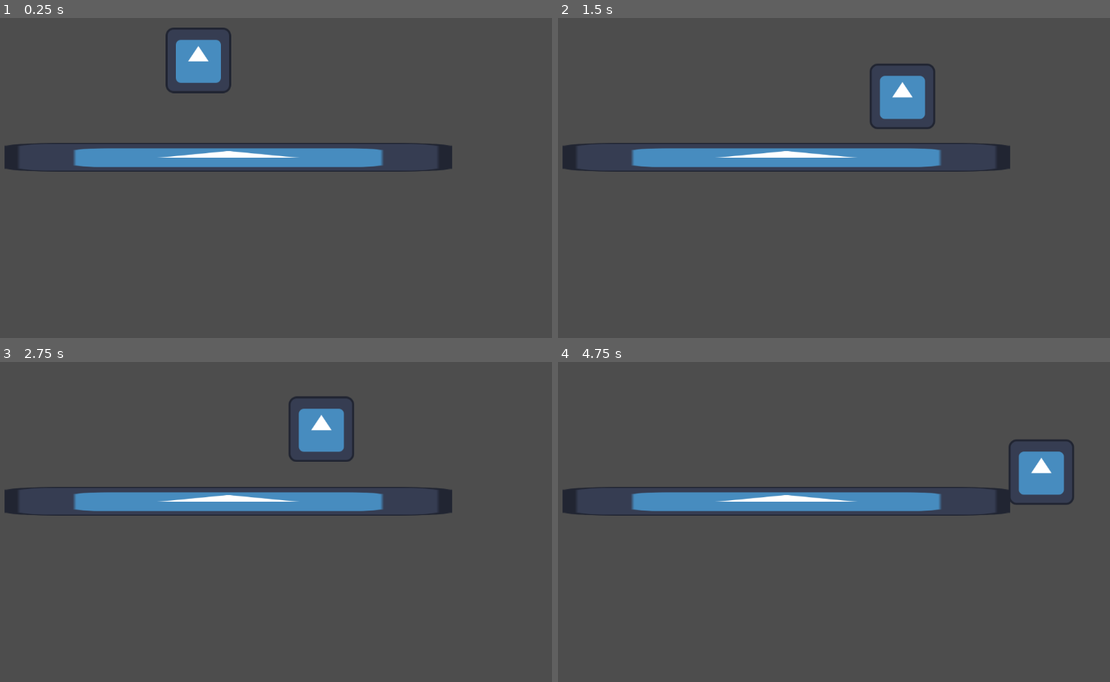
Above: before the commit, frames 1-4 (two rows, left to right).
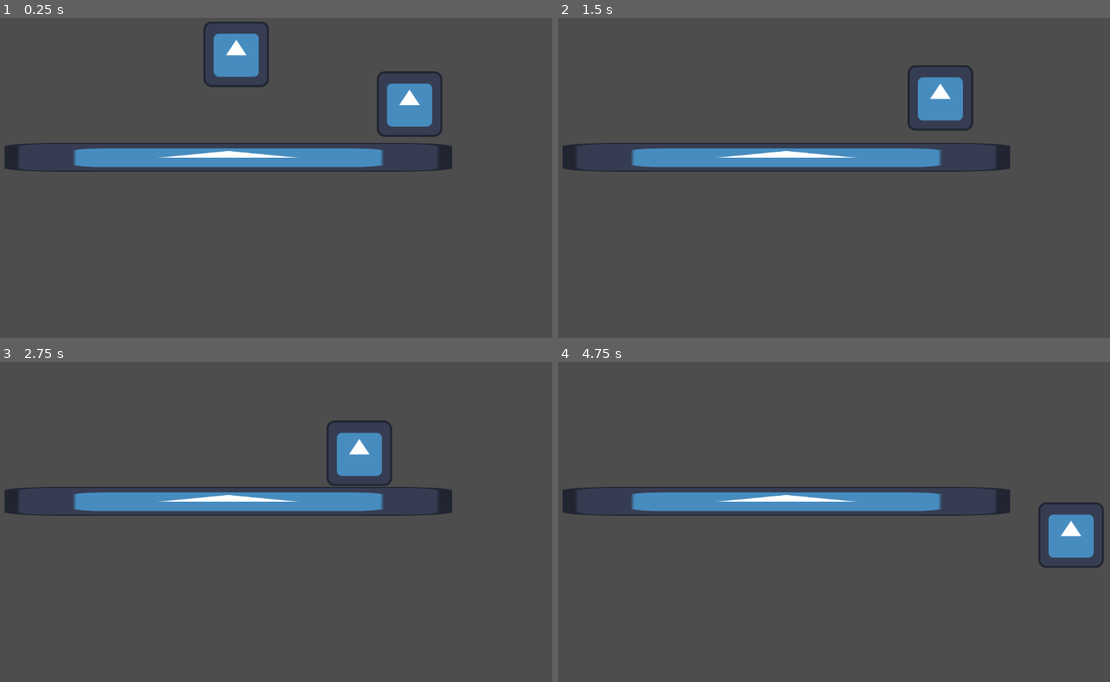
Above: after the commit, the same moments.

Repository: 7minutech/steam_punk
Game: Godot game, scene res://scenes/character/world.tscn
Same seed, same stepped clock (60 frames per second), same inputs: the game is played once before the commit and once after it. The project has no main scene, so this scene is started directly. The engine's default icon, where the game draws it, is replaced by a stand-in: a white triangle on a blue panel in a dark square.
Inputs (mouse positions are in pixels of both pictures, inside the frame that each line leads up to):
- Up to frame 1 (0.25 s): no input
- Up to frame 2 (1.5 s): move the mouse to (944, 168) at 0.52 s; hold Space (jump) 0.53-1.28 s; hold D (move_right) from 0.53 s (still down); move the mouse to (696, 200) at 1.27 s; click (696, 200) at 1.35 s
- Up to frame 3 (2.75 s): tap Space (jump) at 1.52, 1.55, 1.82 s; move the mouse to (314, 454) at 2.02 s; release D (move_right) at 2.03 s; hold A (move_left) from 2.03 s (still down); hold Space (jump) from 2.03 s (still down)
- Up to frame 4 (4.75 s): move the mouse to (784, 595) at 2.77 s; release A (move_left) at 2.78 s; release Space (jump) at 2.78 s; hold D (move_right) 2.78-4.28 s; click (784, 595) at 2.85 s; tap Space (jump) at 3.02, 3.05, 3.32, 4.52, 4.55 s; move the mouse to (994, 576) at 3.52 s; hold Space (jump) 3.53-4.28 s; move the mouse to (635, 477) at 4.27 s; hold A (move_left) from 4.28 s (still down); click (635, 477) at 4.35 s

The runs differ from the first frame. In frame 1, 3.8% of the frame differs, in the area x 29-81%, y 1-38%; in frame 2, 2.3%; in frame 3, 2.6%; in frame 4, 2.8%.

Commit message:
feat: double jump

Diff:
--- /dev/null
+++ b/steampunk/scenes/character/doublejump.tscn
@@ -0,0 +1,18 @@
+[gd_scene load_steps=4 format=3 uid="uid://bitvi1nfaavbq"]
+
+[ext_resource type="Script" path="res://scripts/player/doublejump.gd" id="1_u6yuj"]
+[ext_resource type="Texture2D" uid="uid://02cwts0yxtg5" path="res://icon.svg" id="1_w4mqt"]
+
+[sub_resource type="RectangleShape2D" id="RectangleShape2D_si83r"]
+size = Vector2(125.5, 127)
+
+[node name="Node2D" type="Area2D"]
+script = ExtResource("1_u6yuj")
+
+[node name="Sprite2D" type="Sprite2D" parent="."]
+position = Vector2(528, 278)
+texture = ExtResource("1_w4mqt")
+
+[node name="CollisionShape2D" type="CollisionShape2D" parent="."]
+position = Vector2(527.25, 277.5)
+shape = SubResource("RectangleShape2D_si83r")
--- /dev/null
+++ b/steampunk/scenes/character/node_2d.tscn
@@ -0,0 +1,16 @@
+[gd_scene load_steps=3 format=3 uid="uid://b2fwyjeixrls8"]
+
+[ext_resource type="Texture2D" uid="uid://02cwts0yxtg5" path="res://icon.svg" id="1_l87jh"]
+
+[sub_resource type="RectangleShape2D" id="RectangleShape2D_si83r"]
+size = Vector2(125.5, 127)
+
+[node name="Node2D" type="Area2D"]
+
+[node name="Sprite2D" type="Sprite2D" parent="."]
+position = Vector2(528, 278)
+texture = ExtResource("1_l87jh")
+
+[node name="CollisionShape2D" type="CollisionShape2D" parent="."]
+position = Vector2(527.25, 277.5)
+shape = SubResource("RectangleShape2D_si83r")
--- a/steampunk/scenes/character/world.tscn
+++ b/steampunk/scenes/character/world.tscn
@@ -1,10 +1,15 @@
-[gd_scene load_steps=3 format=3 uid="uid://cf2exsccm2o0q"]
+[gd_scene load_steps=4 format=3 uid="uid://cf2exsccm2o0q"]
 
-[ext_resource type="PackedScene" uid="uid://f0m2nuwtl7sh" path="res://player.tscn" id="1_nrims"]
-[ext_resource type="PackedScene" uid="uid://dtmj3fo5tr5p3" path="res://platform.tscn" id="2_nbcs3"]
+[ext_resource type="PackedScene" uid="uid://f0m2nuwtl7sh" path="res://scenes/character/player.tscn" id="1_nrims"]
+[ext_resource type="PackedScene" uid="uid://dtmj3fo5tr5p3" path="res://scenes/character/platform.tscn" id="2_nbcs3"]
+[ext_resource type="PackedScene" uid="uid://bitvi1nfaavbq" path="res://scenes/character/doublejump.tscn" id="3_4a5pc"]
 
 [node name="world" type="Node2D"]
 
 [node name="player" parent="." instance=ExtResource("1_nrims")]
+position = Vector2(74, -12)
 
 [node name="StaticBody2D" parent="." instance=ExtResource("2_nbcs3")]
+
+[node name="Node2D" parent="." instance=ExtResource("3_4a5pc")]
+position = Vector2(346, -110)
--- /dev/null
+++ b/steampunk/scripts/player/doublejump.gd
@@ -0,0 +1,9 @@
+extends Area2D
+
+func _ready():
+	connect("body_entered", _on_body_entered)
+
+func _on_body_entered(body):
+	if body is CharacterBody2D:
+		body.enable_double_jump()
+		queue_free()  # Remove the power-up after collection
--- a/steampunk/scripts/player/player.gd
+++ b/steampunk/scripts/player/player.gd
@@ -1,24 +1,42 @@
 extends CharacterBody2D
+
 
 var speed = 300
 var jump_strength = -400
 var gravity = 800
+var max_jumps = 1
+var jumps = 0
+var has_double_jump = false
 
-func _ready():
-	pass
 
 func _process(delta):
+
 	velocity.x = 0
+
 
 	if Input.is_action_pressed("move_right"):
 		velocity.x = speed
 	if Input.is_action_pressed("move_left"):
 		velocity.x = -speed
 
-	if is_on_floor() and Input.is_action_pressed("jump"):
-		velocity.y = jump_strength
+
+	if is_on_floor():
+		jumps = 0
+
+	# Jumping logic
+	if Input.is_action_just_pressed("jump"):
+		if jumps < max_jumps:
+			velocity.y = jump_strength
+			jumps += 1
+
 
 	if not is_on_floor():
 		velocity.y += gravity * delta
 
+
 	move_and_slide()
+
+
+func enable_double_jump():
+	has_double_jump = true
+	max_jumps += 1
Not shown, changed: .DS_Store
Not shown, changed: steampunk/.DS_Store
